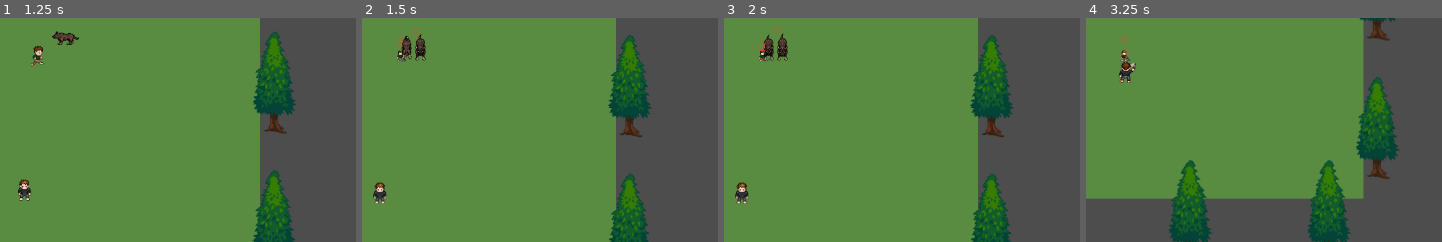
Above: before the commit, frames 1-4 (left to right).
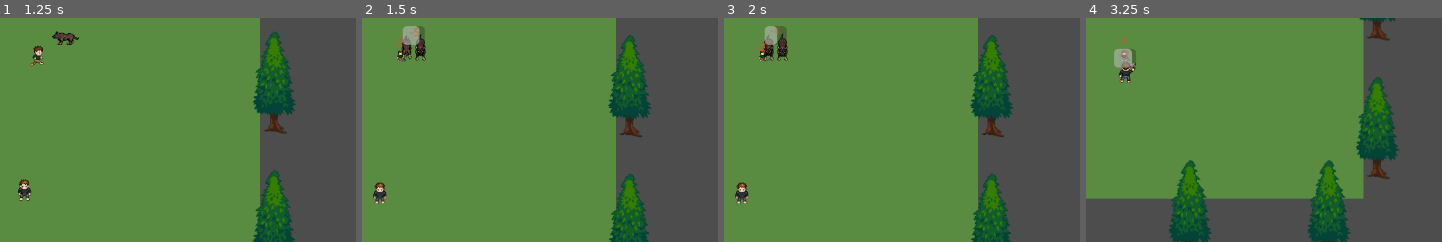
Above: after the commit, the same moments.

Repository: HexaLoid/ai-world-spectator
Game: Godot game, scene res://scenes/Main.tscn
The game is run twice, just before and just after one commit, with the same random seed, the same clock (stepped at 60 frames per second) and the same inputs.
Inputs:
- Up to frame 1 (1.25 s): click "1x" at 0.5 s
- Up to frame 2 (1.5 s): click "2x" at 1.25 s
- Up to frame 3 (2 s): no input
- Up to frame 4 (3.25 s): click "4x" at 2 s; click "Recenter" at 2.75 s
The pictures show only the part of the screen within x 50-100%, y 42-92%; the shares and areas given below are measured in that part.

Frame 1 is identical in both runs. In frame 2, 0.4% of the frame differs, in the area x 11-18%, y 3-13%; in frame 3, 0.4%; in frame 4, 0.5%, in the area x 7-15%, y 13-23%.

Commit message:
Show a health bar over the character's current combat target
Co-Authored-By: Claude Sonnet 5 <noreply@anthropic.com>

Diff:
--- a/scenes/entities/Enemy.tscn
+++ b/scenes/entities/Enemy.tscn
@@ -1,7 +1,8 @@
-[gd_scene load_steps=3 format=3]
+[gd_scene load_steps=4 format=3]
 
 [ext_resource type="Script" path="res://scripts/entities/enemy.gd" id="1_enscr"]
 [ext_resource type="SpriteFrames" path="res://assets/sprites/wolf/wolf_frames.tres" id="2_frames"]
+[ext_resource type="Script" path="res://scripts/ui/enemy_health_bar.gd" id="3_healthbar"]
 
 [node name="Enemy" type="CharacterBody2D"]
 script = ExtResource("1_enscr")
@@ -9,3 +10,10 @@
 [node name="AnimatedSprite2D" type="AnimatedSprite2D" parent="."]
 sprite_frames = ExtResource("2_frames")
 animation = &"idle_right"
+
+[node name="EnemyHealthBar" type="ProgressBar" parent="."]
+script = ExtResource("3_healthbar")
+position = Vector2(-16, -30)
+size = Vector2(32, 6)
+show_percentage = false
+visible = false
--- a/scripts/autoload/game_state.gd
+++ b/scripts/autoload/game_state.gd
@@ -21,6 +21,11 @@
 ## to spawn it at, amount is the value (always positive), is_heal
 ## distinguishes healing (green) from damage (red).
 signal damage_dealt(position: Vector2, amount: int, is_heal: bool)
+## Emitted whenever the character's current combat target changes (or
+## becomes/stops being null); target is the Enemy node being fought, or
+## null if not currently in combat. Enemy health bars listen to this to
+## decide whether to show themselves.
+signal combat_target_changed(target: Node2D)
 
 var character: Node2D = null
 var camera: Camera2D = null
--- a/scripts/entities/character.gd
+++ b/scripts/entities/character.gd
@@ -27,6 +27,7 @@
 var is_dead: bool = false
 var game_time_ms: float = 0.0
 var hp_regen_accumulator: float = 0.0
+var last_combat_target: Node2D = null
 @onready var sprite: AnimatedSprite2D = $AnimatedSprite2D
 var attack_anim_until_ms: float = 0.0
 
@@ -157,6 +158,9 @@
 	var facing := _facing_from_velocity(velocity)
 	if combat_hostile:
 		facing = _facing_from_velocity(combat_hostile.global_position - global_position)
+	if combat_hostile != last_combat_target:
+		last_combat_target = combat_hostile
+		GameState.emit_signal("combat_target_changed", combat_hostile)
 	if game_time_ms < attack_anim_until_ms:
 		base_anim = "slash"
 	_play_animation(base_anim, facing)
--- a/scripts/entities/enemy.gd
+++ b/scripts/entities/enemy.gd
@@ -21,12 +21,15 @@
 var game_time_ms: float = 0.0
 
 @onready var sprite: AnimatedSprite2D = $AnimatedSprite2D
+@onready var health_bar: ProgressBar = $EnemyHealthBar
 var attack_anim_until_ms: float = 0.0
 
 func _ready() -> void:
 	hp = max_hp
 	rng.randomize()
 	add_to_group("enemies")
+	health_bar.max_value = max_hp
+	health_bar.value = hp
 
 func _physics_process(delta: float) -> void:
 	game_time_ms += delta * 1000.0
@@ -103,6 +106,7 @@
 	if is_dead:
 		return
 	hp = max(0, hp - amount)
+	health_bar.value = hp
 	GameState.emit_signal("damage_dealt", global_position, amount, false)
 	if hp <= 0:
 		_die()
--- /dev/null
+++ b/scripts/ui/enemy_health_bar.gd
@@ -0,0 +1,8 @@
+extends ProgressBar
+
+func _ready() -> void:
+	visible = false
+	GameState.combat_target_changed.connect(_on_combat_target_changed)
+
+func _on_combat_target_changed(target: Node2D) -> void:
+	visible = target == get_parent()
